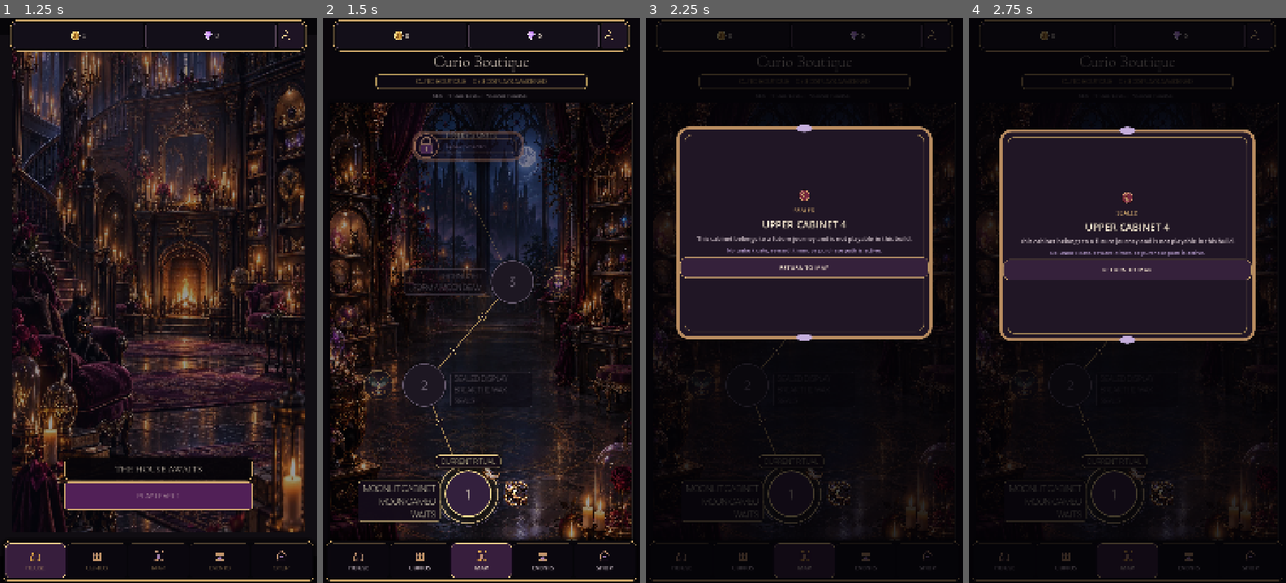
Above: before the commit, frames 1-4 (left to right).
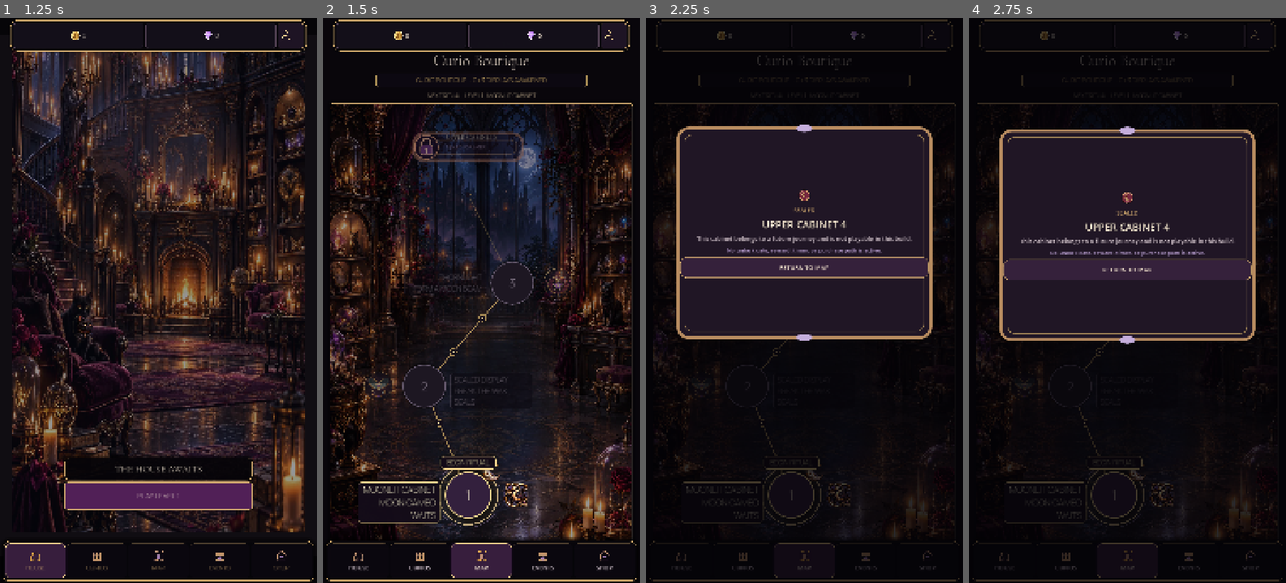
Above: after the commit, the same moments.

Repository: Jay-prodesign/akilta-match3
Game: Godot game, scene res://src/app/app_bootstrap.tscn
Two runs of this game, one before a commit and one after it. Both use one fixed random seed, a clock stepped at 60 frames per second and the inputs below.
Inputs:
- Up to frame 1 (1.25 s): click "ENTER THE HOUSE" at 0.5 s
- Up to frame 2 (1.5 s): click "PLAY LEVEL 1" at 1.25 s
- Up to frame 3 (2.25 s): click "UPPER CABINETS" at 2 s
- Up to frame 4 (2.75 s): no input

Frame 1 is identical in both runs. In frame 2, 12% of the frame differs, in the area x 2-98%, y 6-93%; in frame 3, 1.4%; in frame 4, 1.4%.

Commit message:
Give the current Chapter Route node an explicit ritual action

Diff:
--- a/src/ui/map/chapter_map.tscn
+++ b/src/ui/map/chapter_map.tscn
@@ -117,11 +117,15 @@
 horizontal_alignment = 1
 
 [node name="Intro" type="Label" parent="Layout"]
-layout_mode = 2
-theme_override_colors/font_color = Color(0.851, 0.804, 0.835, 1)
-theme_override_font_sizes/font_size = 18
-text = "RESTORE THE OPENING CABINET · FOLLOW THE GOLDEN ROUTE."
-horizontal_alignment = 1
+custom_minimum_size = Vector2(0, 34)
+layout_mode = 2
+theme_override_colors/font_color = Color(0.94, 0.84, 0.68, 1)
+theme_override_colors/font_outline_color = Color(0.03, 0.02, 0.04, 0.92)
+theme_override_constants/outline_size = 2
+theme_override_font_sizes/font_size = 20
+text = "NEXT RITUAL · LEVEL 1 · MOONLIT CABINET"
+horizontal_alignment = 1
+vertical_alignment = 1
 autowrap_mode = 2
 
 [node name="RoutePanel" type="PanelContainer" parent="Layout"]
@@ -246,7 +250,7 @@
 theme_override_constants/outline_size = 4
 theme_override_font_sizes/font_size = 24
 theme_override_styles/normal = SubResource("FrontierPlate")
-text = "CURRENT RITUAL"
+text = "BEGIN RITUAL"
 horizontal_alignment = 1
 vertical_alignment = 1
 
